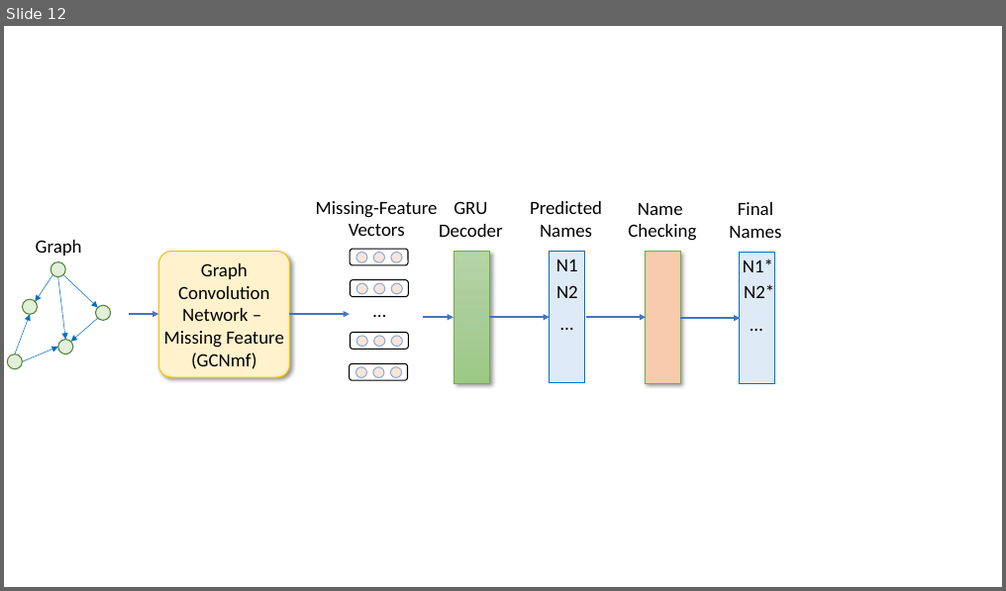
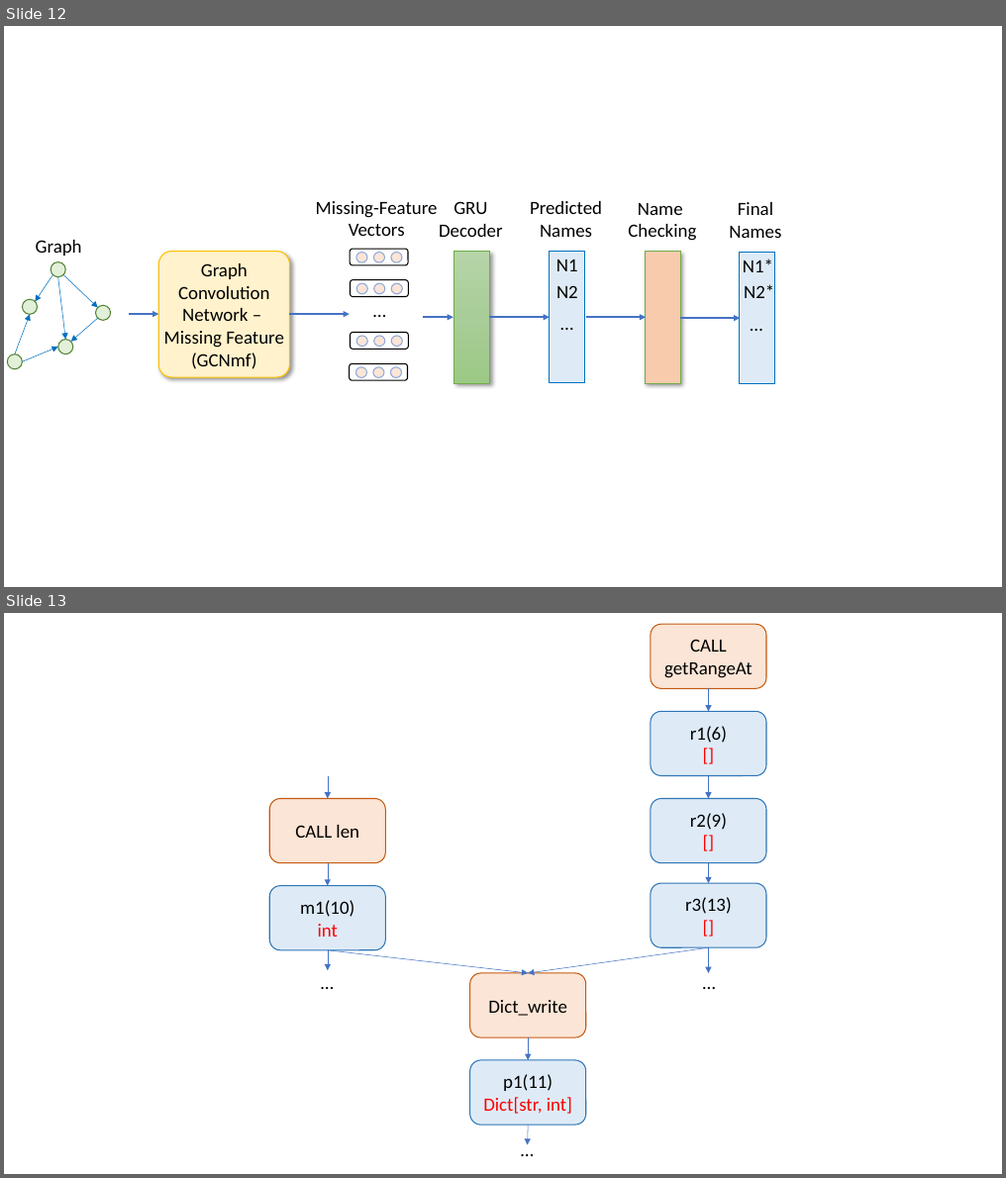
Before and after one commit to tien-n-nguyen/deminification, a slide deck: figures/figures.pptx. Shown one above the other, each under a label of ours: slide 12 before the commit, slides 12 and 13 after it. The pictures are 1006x591 and 1006x1178 pixels, drawn with LibreOffice and Linux fonts; fonts in the diff are those of the drawing. Boxes give left, top, right and bottom in pixels: in the first picture for what was removed or moved away, otherwise in the second. Text is boxed around its words. In the diff, an @@ line names an element or a change of style, - is before the commit and + after.

```diff
--- a/figures/figures.pptx
+++ b/figures/figures.pptx
@@ slide 13 added at (4,613,1002,1174), background #FFFFFF @@
@@ rounded rectangle added at (650,624,767,688), fill #FBE5D6, outline #C55A11 1 pt, 18 pt, text #000000 @@
+CALL getRangeAt
@@ arrow added from (709, 688) to (709, 711), #4472C4 0.5 pt @@
@@ rounded rectangle added at (650,711,767,775), fill #DEEBF7, outline #2E75B6 1 pt, 18 pt, text #000000 @@
+r1(6)
+[]
@@ arrow added from (328, 776) to (328, 799), #4472C4 0.5 pt @@
@@ arrow added from (709, 776) to (709, 799), #4472C4 0.5 pt @@
@@ rounded rectangle added at (269,799,386,863), fill #FBE5D6, outline #C55A11 1 pt, 18 pt, text #000000 @@
+CALL len
@@ rounded rectangle added at (650,799,767,863), fill #DEEBF7, outline #2E75B6 1 pt, 18 pt, text #000000 @@
+r2(9)
+[]
@@ arrow added from (328, 863) to (328, 886), #4472C4 0.5 pt @@
@@ arrow added from (709, 863) to (709, 883), #4472C4 0.5 pt @@
@@ rounded rectangle added at (269,886,386,951), fill #DEEBF7, outline #2E75B6 1 pt, 18 pt, text #000000 @@
+m1(10)
+int
@@ rounded rectangle added at (650,883,767,948), fill #DEEBF7, outline #2E75B6 1 pt, 18 pt, text #000000 @@
+r3(13)
+[]
@@ text added at (313,967,342,998), 18 pt, text #000000 @@
+…
@@ arrow added from (328, 951) to (528, 973), #4472C4 0.5 pt @@
@@ arrow added from (328, 951) to (328, 970), #4472C4 0.5 pt @@
@@ arrow added from (709, 948) to (528, 973), #4472C4 0.5 pt @@
@@ text added at (696,967,724,998), 18 pt, text #000000 @@
+…
@@ arrow added from (709, 948) to (709, 973), #4472C4 0.5 pt @@
@@ rounded rectangle added at (470,973,586,1038), fill #FBE5D6, outline #C55A11 1 pt, 18 pt, text #000000 @@
+Dict_write
@@ arrow added from (528, 1039) to (528, 1060), #4472C4 0.5 pt @@
@@ rounded rectangle added at (470,1060,586,1125), fill #DEEBF7, outline #2E75B6 1 pt, 18 pt, text #FF0000 @@
+p1(11)
+Dict[str, int]
@@ text added at (513,1136,542,1165), 18 pt, text #000000 @@
+…
@@ arrow added from (528, 1125) to (528, 1146), #4472C4 0.5 pt @@
```
Also in this commit, not shown: 5 other files.
